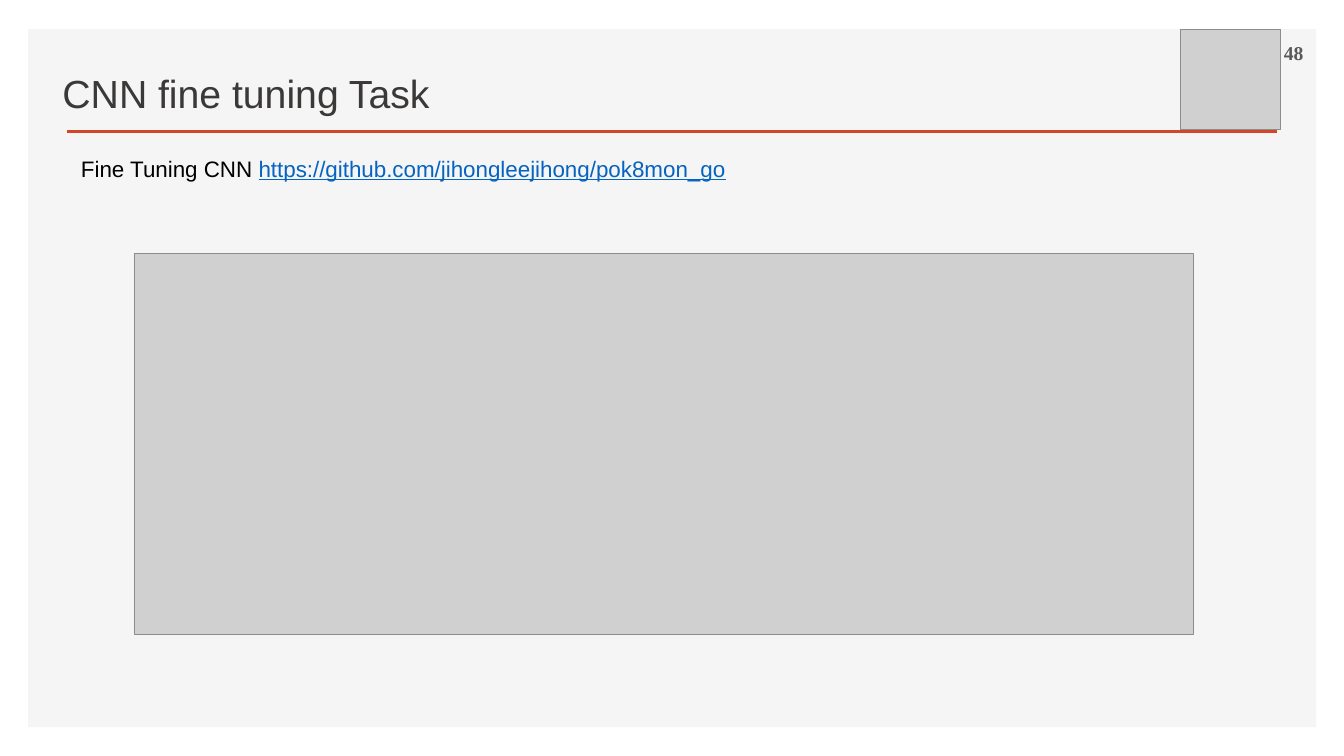
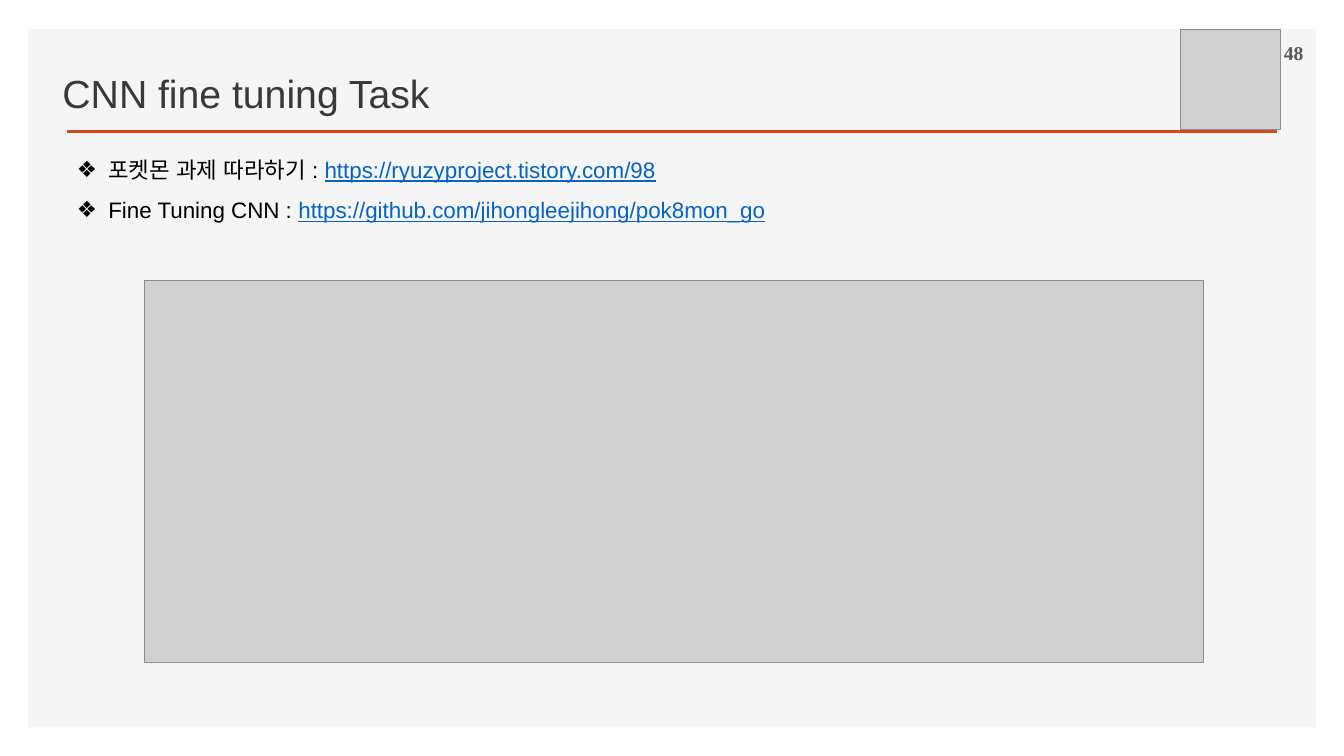
Before and after one commit to ancestor9/2026_Fall_Deep-Learning-with-Python, a slide deck: slide 48 of Chapter 08 Image Classification.pptx. Drawn at 1344x756 pixels with LibreOffice and Linux fonts; fonts in the diff are those of the drawing; grey boxes stand for pictures; background and template pictures are left out. Boxes give left, top, right and bottom in pixels: in the first picture for what was removed or moved away, otherwise in the second. Text is boxed around its words. In the diff, an @@ line names an element or a change of style, - is before the commit and + after.

```diff
--- a/Chapter 08 Image Classification.pptx
+++ b/Chapter 08 Image Classification.pptx
@@ text at [108, 159, 765, 223]: text changed @@
-Fine Tuning CNN https://github.com/jihongleejihong/pok8mon_go
+❖ 포켓몬 과제 따라하기 : https://ryuzyproject.tistory.com/98
+❖ Fine Tuning CNN : https://github.com/jihongleejihong/pok8mon_go
@@ picture: place and size @@
-picture at [134, 253, 1194, 635]
+picture at [144, 280, 1204, 662]
```
